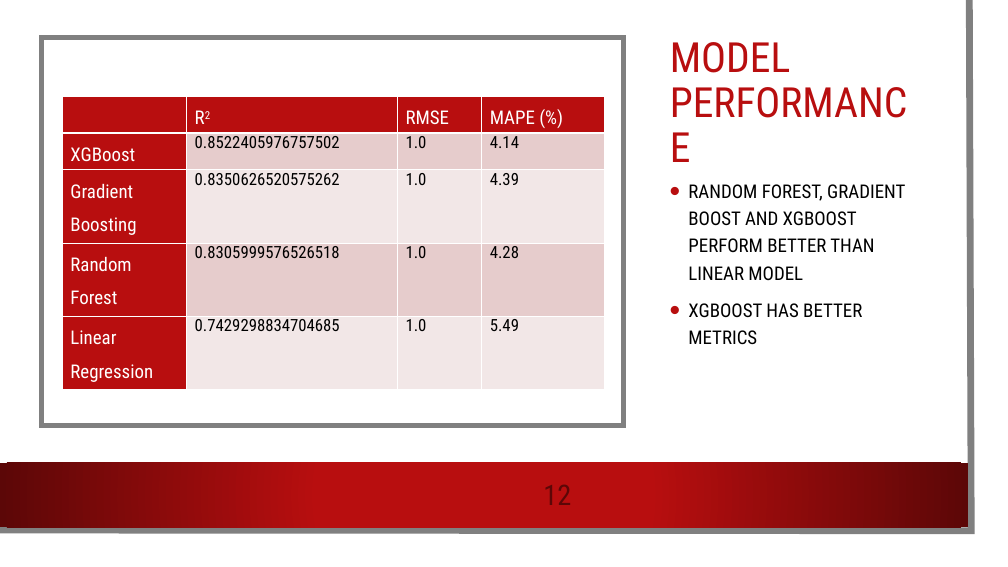
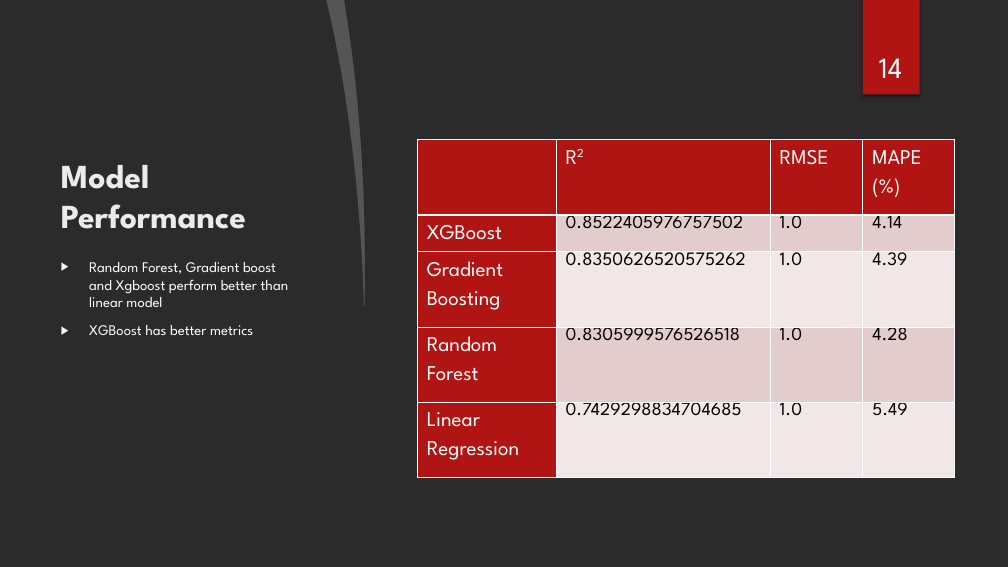
Before and after one commit to emami06/TrendingVideoYouTube, a slide deck: slide 14 of Trending YouTube vidoes.pptx (slide 12 before the commit). Drawn at 1008x567 pixels with LibreOffice and Linux fonts; fonts in the diff are those of the drawing; background and template pictures are left out; a plain dark background stands for a picture behind light text. Boxes give left, top, right and bottom in pixels: in the first picture for what was removed or moved away, otherwise in the second. Text is boxed around its words. In the diff, an @@ line names an element or a change of style, - is before the commit and + after.

```diff
--- a/Trending YouTube vidoes.pptx
+++ b/Trending YouTube vidoes.pptx
@@ rectangle removed at <box>0,0,991,550</box> @@
@@ freeform shape removed at <box>0,0,972,531</box> @@
@@ freeform shape added at <box>327,0,373,307</box>, fill #FFFFFF at 20% opacity @@
@@ freeform shape added at <box>344,0,1008,567</box>, fill #FFFFFF @@
@@ rectangle added at <box>863,0,920,95</box>, fill #B01513 @@
@@ rectangle removed at <box>42,38,625,425</box> @@
@@ page number added at <box>879,58,902,78</box>, 28 pt, text #FFFFFF @@
+14
@@ title "Model Performance" at <box>61,165,246,229</box>: vertical alignment middle to bottom @@
@@ table at <box>417,140,955,478</box> @@
@@ fill #B80E0F to #B01513 in 8 cells @@
@@ fill #E6CCCC to #E4CCCC in 6 cells @@
@@ fill #F3E7E7 to #F2E8E7 in 6 cells @@
@@ size 18 to 20 pt in "R2", "RMSE", "MAPE (%)", "XGBoost" and 3 more places @@
@@ font Roboto Condensed to League Spartan @@
@@ size 16 to 18 pt in "0.8522405976757502", "1.0", "4.14", "0.8350626520575262" and 8 more places @@
@@ table: place and size @@
-table at <box>62,96,603,389</box>
+table at <box>417,140,955,478</box>
@@ ellipse added at <box>712,138,944,371</box>, fill gradient #F3F3F3 @@
@@ title at <box>61,165,246,229</box>: text changed; size 39.6 to 32 pt; font Roboto Condensed to League Spartan; text colour #B80E0F to #EBEBEB; bold on @@
-MODEL PERFORMANCE
+Model Performance
@@ text at <box>89,262,289,335</box>: text changed; size 18 to 14 pt; font Roboto Condensed to League Spartan; text colour #000000 to #FFFFFF @@
-• RANDOM FOREST, GRADIENT BOOST AND XGBOOST PERFORM BETTER THAN LINEAR MODEL
-• XGBOOST HAS BETTER METRICS
+▶ Random Forest, Gradient boost and Xgboost perform better than linear model
+▶ XGBoost has better metrics
@@ rectangle removed at <box>0,463,968,527</box> @@
@@ page number removed at <box>520,476,595,518</box> @@
-12
```
Also in this commit, not shown: 13 other slides changed, 2 slides added.
